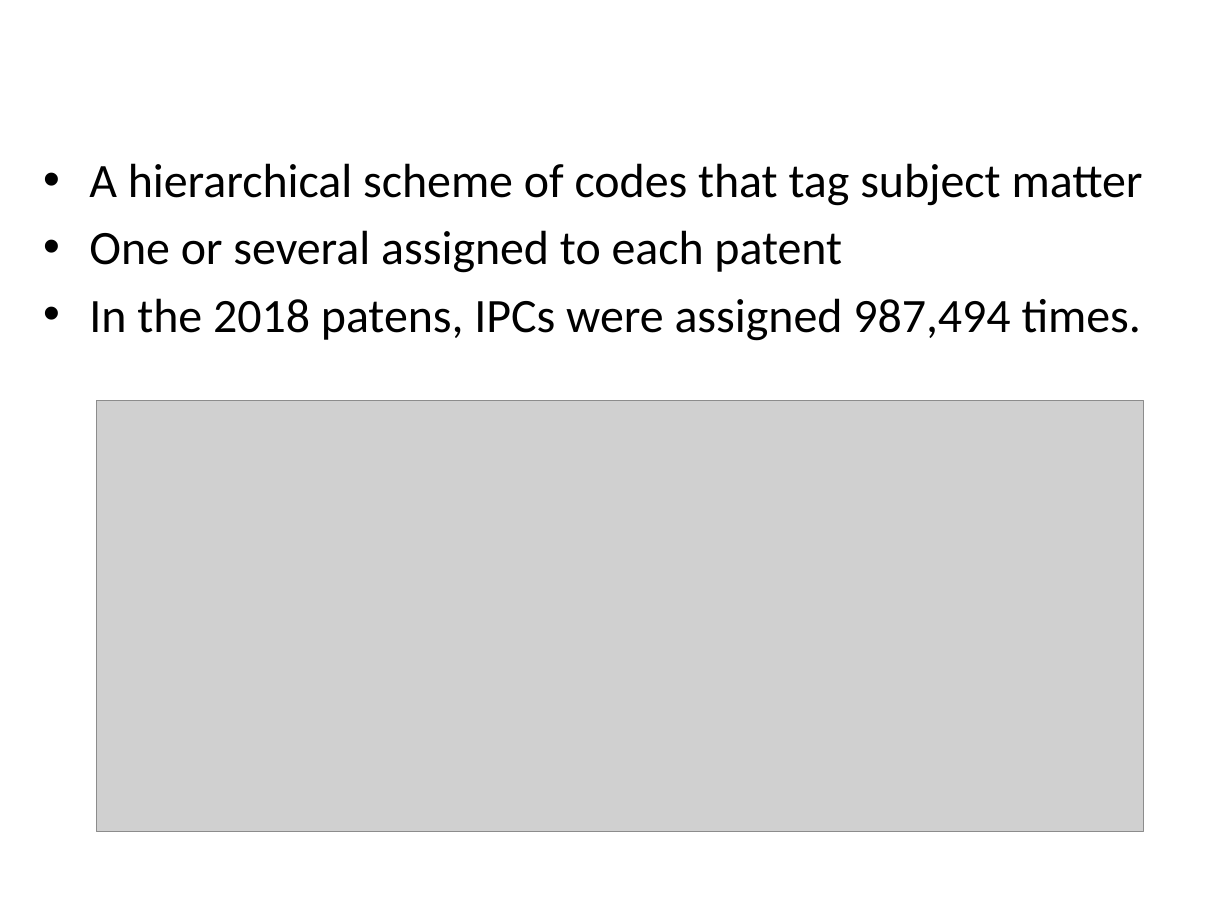
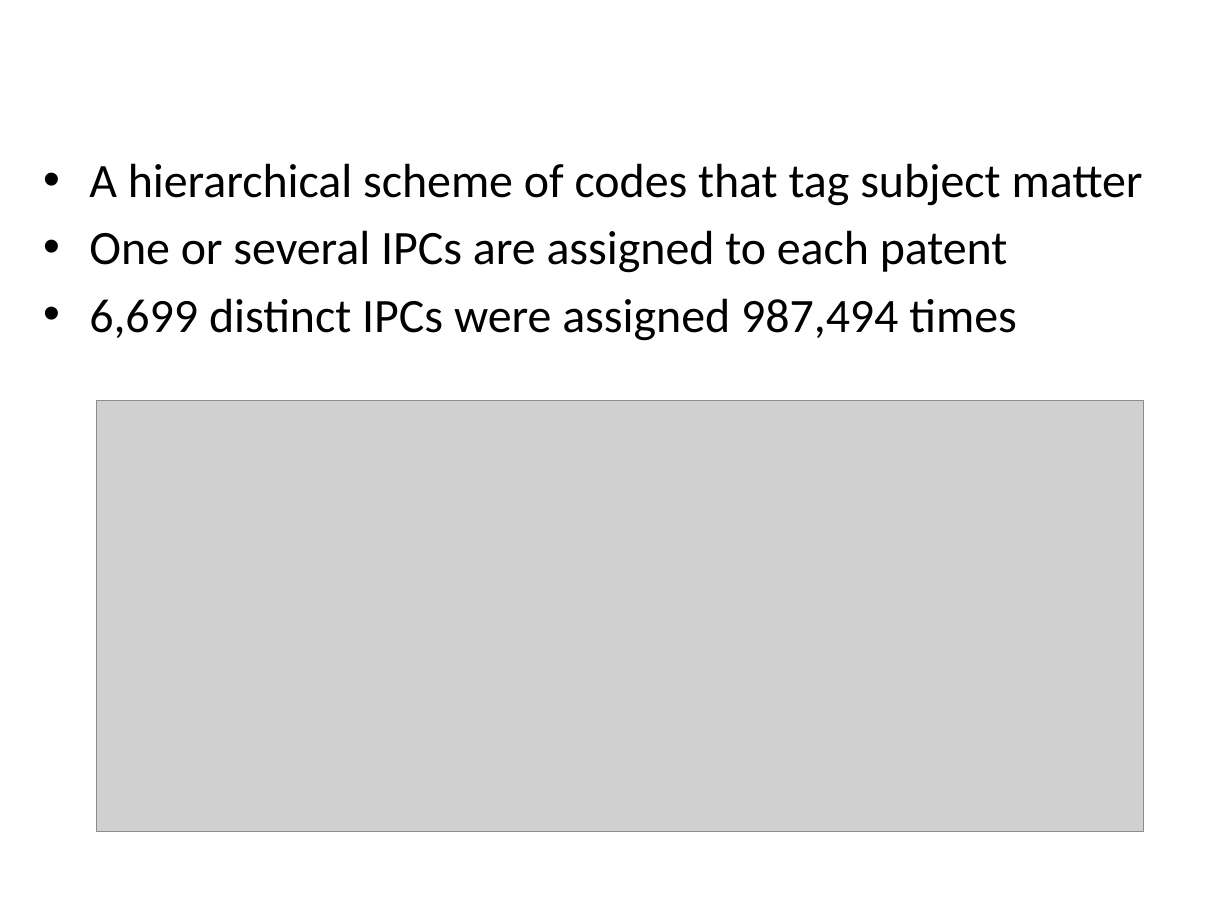
Before and after one commit to michaelbbryan/patentclass, a slide deck: slide 5 of docs/Multilabel Classification of Patent Text.pptx. Drawn at 1232x924 pixels with LibreOffice and Linux fonts; fonts in the diff are those of the drawing; grey boxes stand for pictures; background and template pictures are left out. Boxes give left, top, right and bottom in pixels: in the first picture for what was removed or moved away, otherwise in the second. Text is boxed around its words. In the diff, an @@ line names an element or a change of style, - is before the commit and + after.

```diff
--- a/docs/Multilabel Classification of Patent Text.pptx
+++ b/docs/Multilabel Classification of Patent Text.pptx
@@ text at box(89, 230, 1016, 341): text changed @@
-• One or several assigned to each patent
-• In the 2018 patens, IPCs were assigned 987,494 times.
+• One or several IPCs are assigned to each patent
+• 6,699 distinct IPCs were assigned 987,494 times
```
Also in this commit, not shown: 3 other slides changed, 4 other files.
